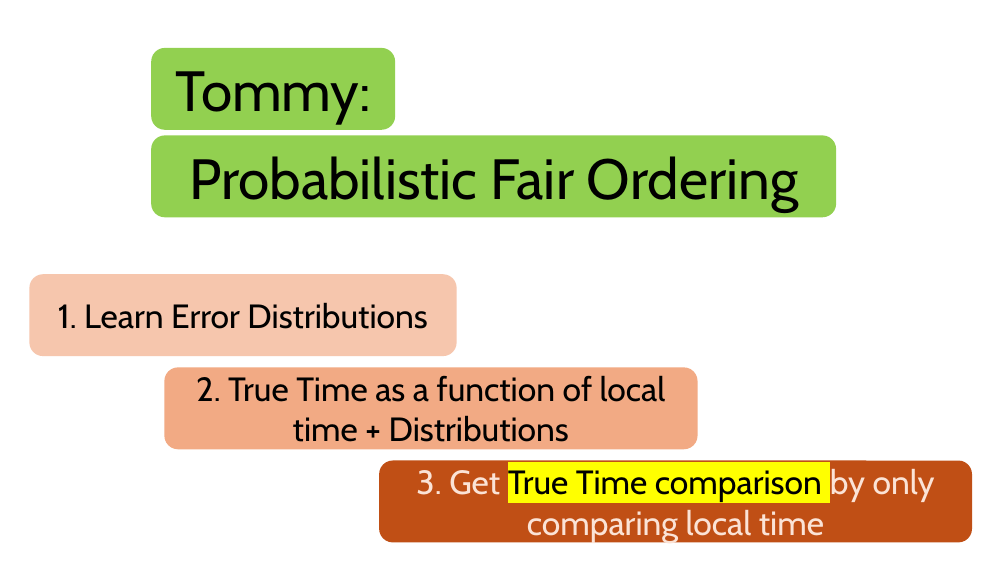
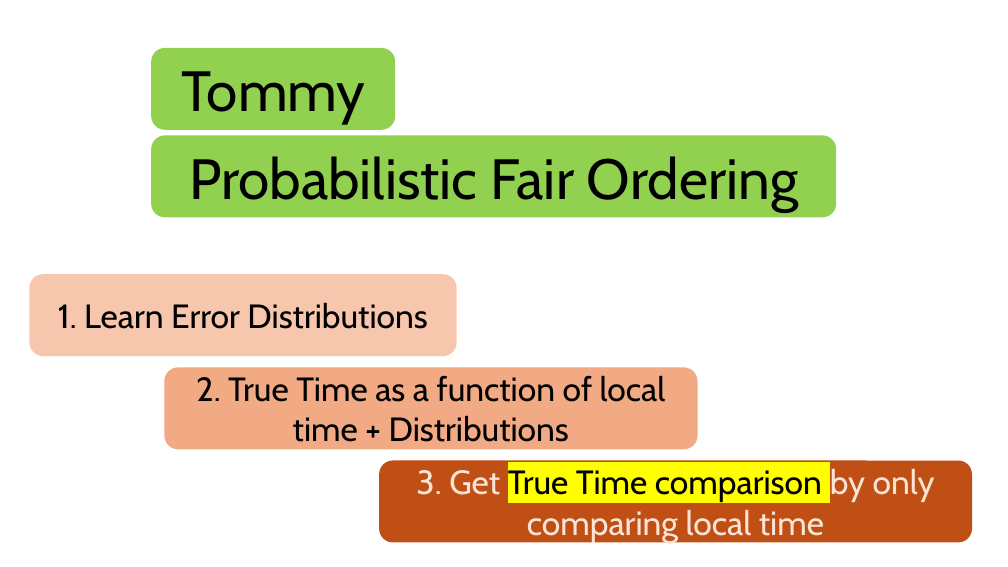
Before and after one commit to HaseebLUMS/Onyx-Presentation, a slide deck: slide 17 of tommy_hotnets_v2.pptx. Drawn at 1008x567 pixels with LibreOffice and Linux fonts; fonts in the diff are those of the drawing. Boxes give left, top, right and bottom in pixels: in the first picture for what was removed or moved away, otherwise in the second. Text is boxed around its words. In the diff, an @@ line names an element or a change of style, - is before the commit and + after.

Commit message:
updated

```diff
--- a/tommy_hotnets_v2.pptx
+++ b/tommy_hotnets_v2.pptx
@@ text in rounded rectangle at (x1=181, y1=71, x2=365, y2=124): text changed @@
-Tommy:
+Tommy
```
Also in this commit, not shown: 3 other slides changed, 1 slide added.
